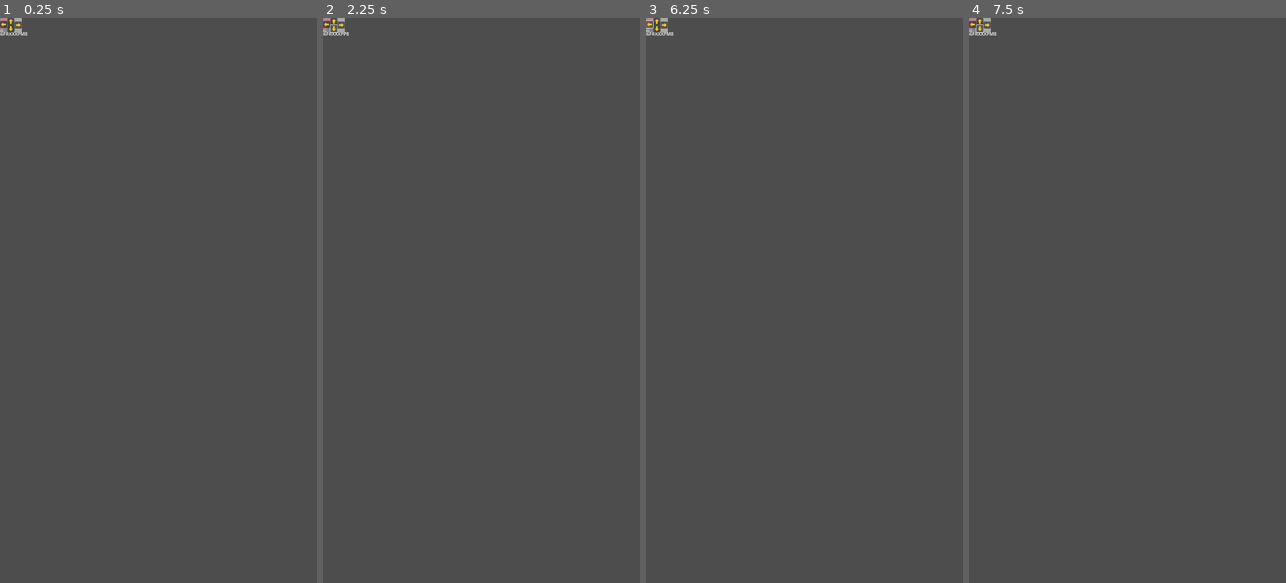
Above: before the commit, frames 1-4 (left to right).
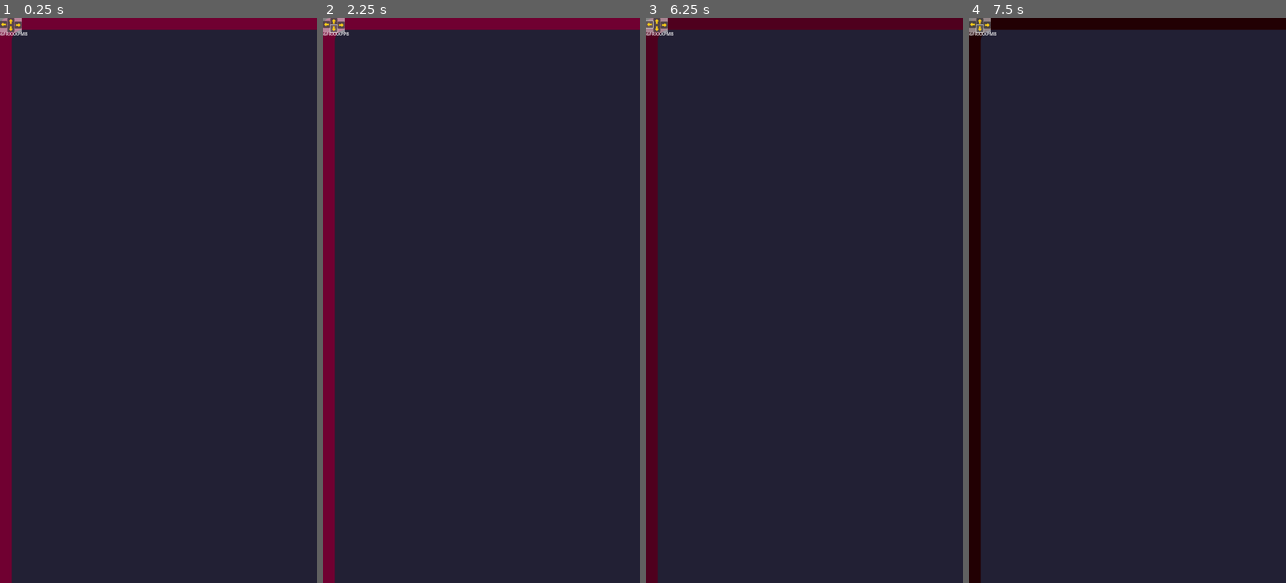
Above: after the commit, the same moments.

Repository: drakewill-CRL/GodotClient1
Game: Godot game, scene res://UIScenes/SciFiLayout.tscn
Two runs of this game, one before a commit and one after it. Both use one fixed random seed, a clock stepped at 60 frames per second and the inputs below. This scene is started directly instead of the project's main scene.
Inputs (mouse positions are in pixels of both pictures, inside the frame that each line leads up to):
- Up to frame 1 (0.25 s): no input
- Up to frame 2 (2.25 s): click (332, 23) at 0.52 s; click (332, 23) at 1.27 s; click (332, 29) at 2.02 s
- Up to frame 3 (6.25 s): click (655, 29) at 2.77 s; click (665, 23) at 3.52 s; click (665, 23) at 4.27 s; click (649, 23) at 5.02 s; click (649, 23) at 5.77 s
- Up to frame 4 (7.5 s): click (978, 23) at 6.52 s; click (978, 29) at 7.27 s

The runs differ from the first frame. In frame 1, 100% of the frame differs, in the area x 0-100%, y 0-100%; in frame 2, 100%; in frame 3, 100%; in frame 4, 100%.

Commit message:
color tween example on scifiui

Diff:
--- a/Minigames/Cards/Card.gd
+++ b/Minigames/Cards/Card.gd
@@ -39,9 +39,14 @@
 			deck.append({suit: suit, value: value})
 	base_deck = deck
 
-func init(card_suit: int, card_value: int):
+func init(card_suit: int, card_value: int, face_up:bool = true):
 	cardSuit = card_suit
 	cardValue = card_value
+	faceUp = face_up
+
+func _ready():
+	#TODO:
+	pass
 
 func flip():
 	faceUp = !faceUp
--- a/Minigames/Minesweeper/Minesweeper.gd
+++ b/Minigames/Minesweeper/Minesweeper.gd
@@ -64,8 +64,3 @@
 
 	for l in locations:
 		mineNodes[l.x][l.y].isMine = true
-
-
-# Called every frame. 'delta' is the elapsed time since the previous frame.
-func _process(delta):
-	pass
--- a/PraxisMapper/Controls/DebugMovement.tscn
+++ b/PraxisMapper/Controls/DebugMovement.tscn
@@ -4,9 +4,11 @@
 [ext_resource type="Texture2D" uid="uid://c3033wigb05gp" path="res://PraxisMapper/Resources/kenney_arrow.png" id="2_0b5uf"]
 
 [node name="DebugMovement" type="Node2D"]
+visible = false
 script = ExtResource("1_1g2xv")
 
 [node name="CanvasLayer" type="CanvasLayer" parent="."]
+layer = 128
 
 [node name="ColorRect" type="ColorRect" parent="CanvasLayer"]
 offset_right = 75.0
--- /dev/null
+++ b/UIScenes/ColorShiftButton.gd
@@ -0,0 +1,17 @@
+extends Node2D
+
+@onready var modulator: CanvasModulate = $CanvasLayer/Panel/CanvasModulate
+@onready var timer:Timer = $Timer
+var shiftEverySeconds = 5
+var shiftDurationSeconds = 3
+
+# Called when the node enters the scene tree for the first time.
+func _ready():
+	timer.wait_time = shiftEverySeconds
+	timer.start()
+
+func pick_and_shift():
+	print("timer fired, shifting")
+	var tween = get_tree().create_tween() #don't reuse these!
+	var color = Color.from_hsv(randf(), 1.0, 1.0)
+	tween.tween_property(modulator, "color", color, shiftDurationSeconds)
--- /dev/null
+++ b/UIScenes/ColorShiftButton.tscn
@@ -0,0 +1,30 @@
+[gd_scene load_steps=4 format=3 uid="uid://dctkc6qp0qwxt"]
+
+[ext_resource type="Script" path="res://UIScenes/ColorShiftButton.gd" id="1_3eq7g"]
+
+[sub_resource type="Theme" id="Theme_jwr2r"]
+
+[sub_resource type="StyleBoxFlat" id="StyleBoxFlat_hbdtv"]
+corner_radius_top_left = 15
+corner_radius_top_right = 15
+corner_radius_bottom_right = 15
+corner_radius_bottom_left = 15
+corner_detail = 4
+
+[node name="ColorShiftButton" type="Node2D"]
+script = ExtResource("1_3eq7g")
+
+[node name="CanvasLayer" type="CanvasLayer" parent="."]
+
+[node name="Panel" type="Panel" parent="CanvasLayer"]
+offset_right = 210.0
+offset_bottom = 98.0
+theme = SubResource("Theme_jwr2r")
+theme_override_styles/panel = SubResource("StyleBoxFlat_hbdtv")
+
+[node name="CanvasModulate" type="CanvasModulate" parent="CanvasLayer/Panel"]
+color = Color(1, 0, 0.0235294, 1)
+
+[node name="Timer" type="Timer" parent="."]
+
+[connection signal="timeout" from="Timer" to="." method="pick_and_shift"]
--- /dev/null
+++ b/UIScenes/SciFiLayout.gd
@@ -0,0 +1,22 @@
+extends Node2D
+
+var bgColor = "#222034" #dark purple used in asepreite bg png
+var shiftWaitSeconds = 5
+var shiftDurationSeconds = 3
+
+@onready var modulator: CanvasModulate = $UIFrame1/FrameRect/CanvasModulate
+
+
+# Called when the node enters the scene tree for the first time.
+func _ready():
+	$UIFrame1/FrameRect/Timer.wait_time = shiftWaitSeconds
+	$UIFrame1/FrameRect/Timer.start()
+
+# Called every frame. 'delta' is the elapsed time since the previous frame.
+func _process(delta):
+	pass
+
+func pick_and_shift():
+	print("pick shift called")
+	var tween = get_tree().create_tween() #don't reuse these
+	tween.tween_property(modulator, "color", Color.from_hsv(randf(), 1.0, 1.0), shiftDurationSeconds).set_trans(Tween.TRANS_BOUNCE)
--- a/UIScenes/SciFiLayout.tscn
+++ b/UIScenes/SciFiLayout.tscn
@@ -1,5 +1,6 @@
-[gd_scene load_steps=5 format=3 uid="uid://deje3ijbq3w3n"]
+[gd_scene load_steps=6 format=3 uid="uid://deje3ijbq3w3n"]
 
+[ext_resource type="Script" path="res://UIScenes/SciFiLayout.gd" id="1_fdukl"]
 [ext_resource type="Theme" uid="uid://ddx6rbnromxn" path="res://UIScenes/SciFiLayout.tres" id="1_hlc6r"]
 
 [sub_resource type="StyleBoxFlat" id="StyleBoxFlat_blcvj"]
@@ -7,38 +8,49 @@
 
 [sub_resource type="StyleBoxFlat" id="StyleBoxFlat_c5qt7"]
 bg_color = Color(0.439216, 0, 0.192157, 1)
-corner_radius_top_left = 10
+corner_radius_top_left = 25
 corner_radius_top_right = 10
 corner_radius_bottom_right = 10
 corner_radius_bottom_left = 10
 
 [sub_resource type="StyleBoxFlat" id="StyleBoxFlat_q2qa5"]
-bg_color = Color(0, 0, 0, 1)
-corner_radius_top_left = 10
+bg_color = Color(0.133333, 0.12549, 0.203922, 1)
+corner_radius_top_left = 38
 corner_radius_top_right = 10
 corner_radius_bottom_right = 10
 corner_radius_bottom_left = 10
 
 [node name="SciFiLayout" type="Node2D"]
+script = ExtResource("1_fdukl")
 
-[node name="Panel2" type="Panel" parent="."]
-offset_right = 40.0
-offset_bottom = 40.0
+[node name="BgPanel" type="Panel" parent="."]
+offset_right = 1080.0
+offset_bottom = 1920.0
 theme_override_styles/panel = SubResource("StyleBoxFlat_blcvj")
 
-[node name="Panel" type="Panel" parent="."]
-offset_right = 40.0
-offset_bottom = 40.0
+[node name="UIFrame1" type="CanvasLayer" parent="."]
+
+[node name="FrameRect" type="Panel" parent="UIFrame1"]
+offset_right = 1090.0
+offset_bottom = 1930.0
 theme = ExtResource("1_hlc6r")
 theme_override_styles/panel = SubResource("StyleBoxFlat_c5qt7")
 
-[node name="Panel" type="Panel" parent="Panel"]
-layout_mode = 0
-offset_left = 10.0
-offset_top = 10.0
-offset_right = 50.0
-offset_bottom = 50.0
+[node name="CanvasModulate" type="CanvasModulate" parent="UIFrame1/FrameRect"]
+
+[node name="Timer" type="Timer" parent="UIFrame1/FrameRect"]
+
+[node name="CanvasLayer2" type="CanvasLayer" parent="."]
+layer = 2
+
+[node name="bgColorRect" type="Panel" parent="CanvasLayer2"]
+offset_left = 40.0
+offset_top = 40.0
+offset_right = 1120.0
+offset_bottom = 1960.0
 theme_override_styles/panel = SubResource("StyleBoxFlat_q2qa5")
 
 [node name="Camera2D" type="Camera2D" parent="."]
 anchor_mode = 0
+
+[connection signal="timeout" from="UIFrame1/FrameRect/Timer" to="." method="pick_and_shift"]
